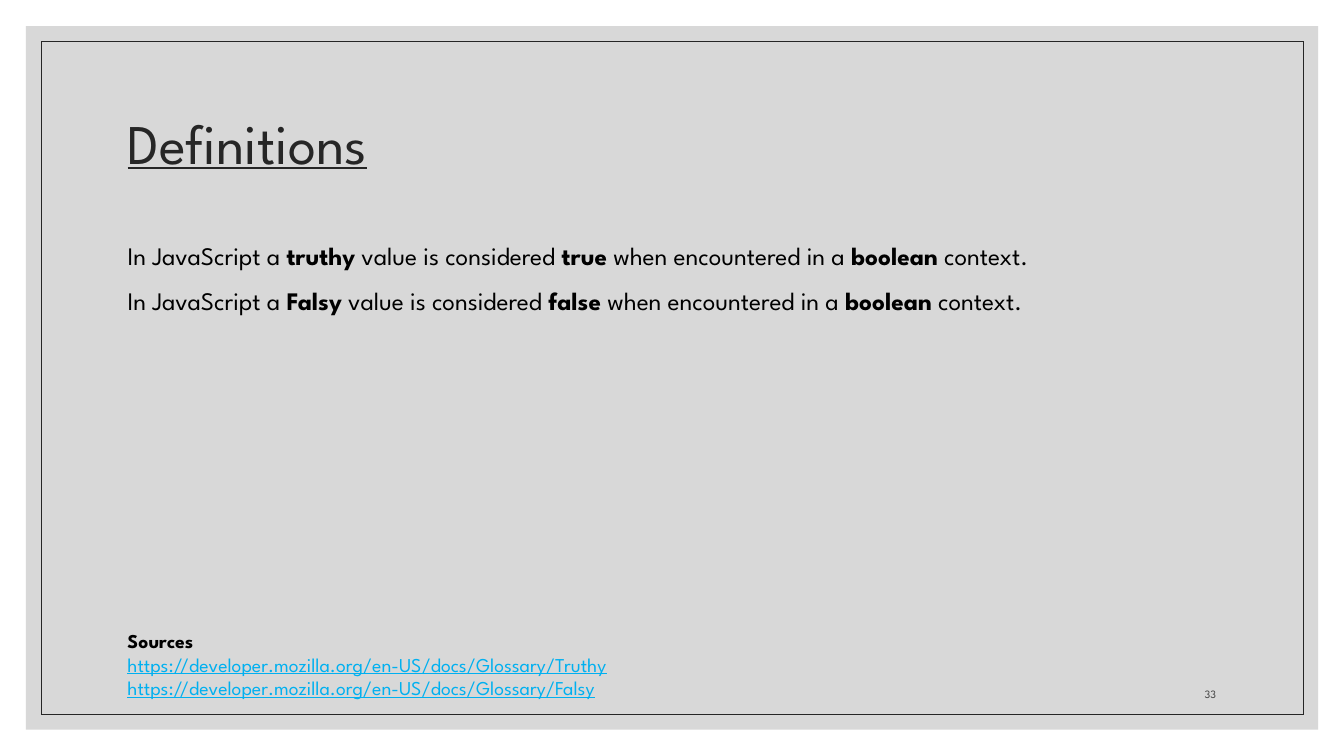
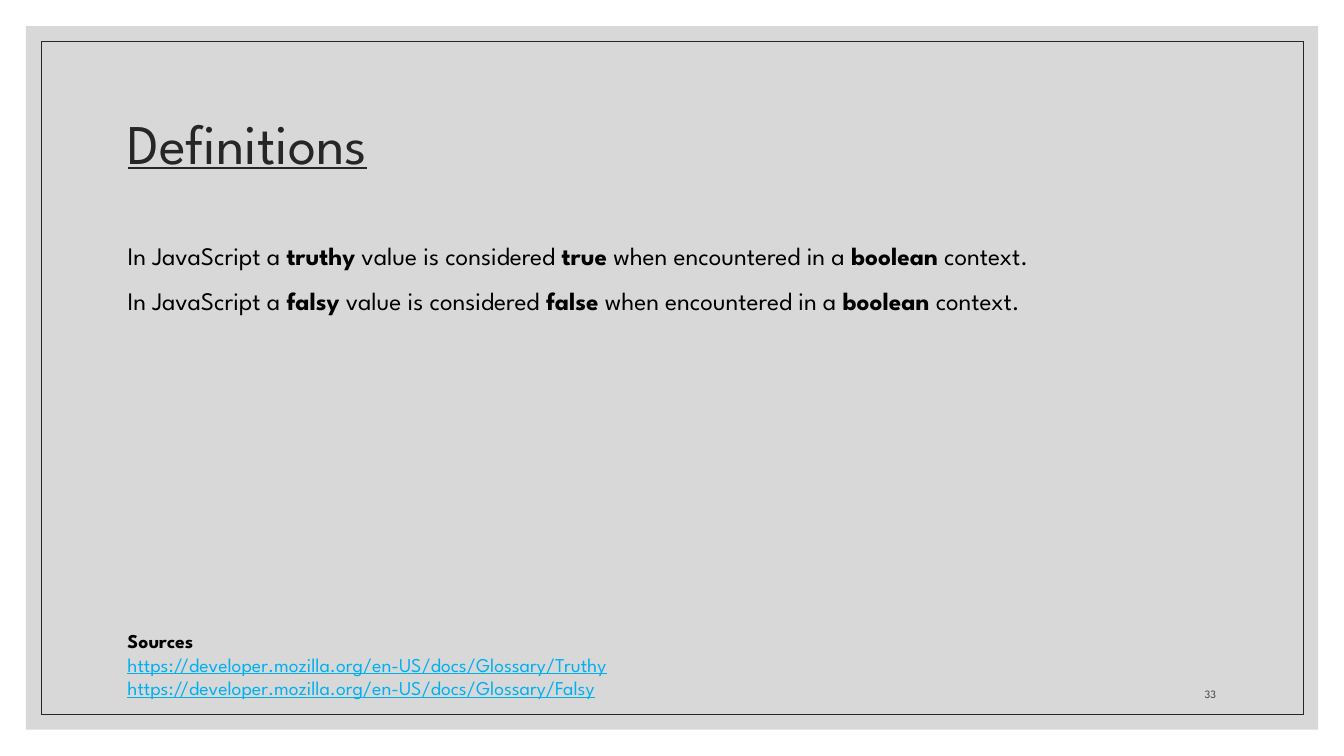
Before and after one commit to zackstotts/base-node-curriculum, a slide deck: slide 33 of unit_00/html_review/04 JavaScript 1.pptx. Drawn at 1344x756 pixels with LibreOffice and Linux fonts; fonts in the diff are those of the drawing. Boxes give left, top, right and bottom in pixels: in the first picture for what was removed or moved away, otherwise in the second. Text is boxed around its words. In the diff, an @@ line names an element or a change of style, - is before the commit and + after.

Commit message:
fixing capitalization

```diff
--- a/unit_00/html_review/04 JavaScript 1.pptx
+++ b/unit_00/html_review/04 JavaScript 1.pptx
@@ text at bbox=[128, 292, 1020, 316]: text changed @@
-In JavaScript a Falsy value is considered false when encountered in a boolean context.
+In JavaScript a falsy value is considered false when encountered in a boolean context.
```
